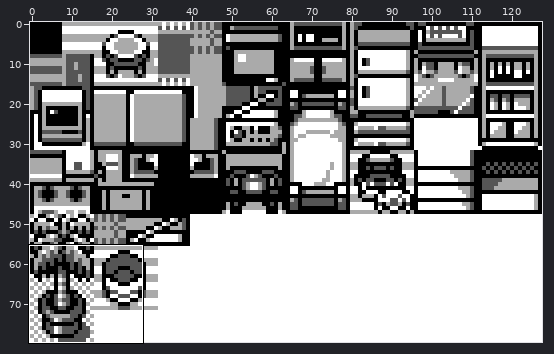
One commit to this sprite sheet: gfx/tilesets/players_house.png. Above: a wide view before the commit, with the close-up outlined.
Close-up. Earlier state:
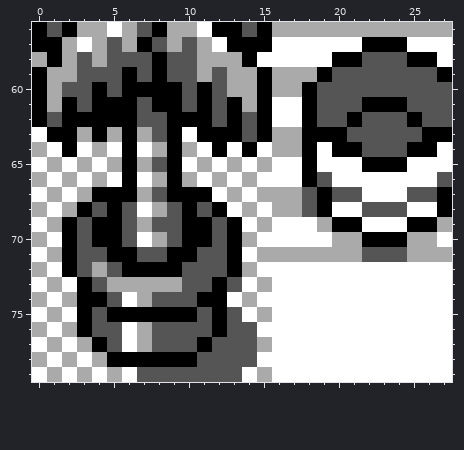
The file is 128x80 pixels. Shown: x 0..27, y 56..79.
The result:
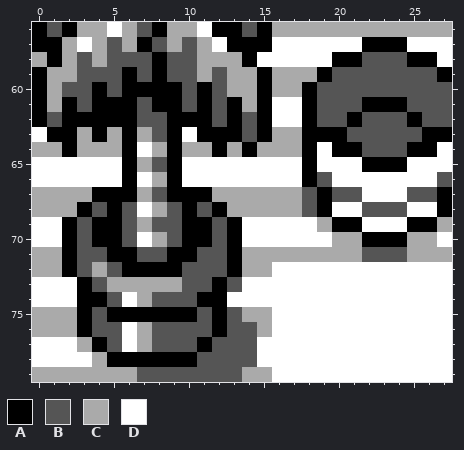
Palette (. is transparent): A #000000  B #555555  C #aaaaaa  D #ffffff
Change:
{"y":64,"x":1,"old":"D","new":"C"}
{"y":64,"x":3,"old":"D","new":"C"}
{"y":64,"x":5,"old":"D","new":"C"}
{"y":64,"x":11,"old":"D","new":"C"}
{"y":64,"x":13,"old":"D","new":"C"}
{"y":64,"x":15,"old":"D","new":"C"}
{"y":65,"x":1,"old":"C","new":"D"}
{"y":65,"x":3,"old":"C","new":"D"}
{"y":65,"x":5,"old":"C","new":"D"}
{"y":65,"x":11,"old":"C","new":"D"}
{"y":65,"x":13,"old":"C","new":"D"}
{"y":65,"x":15,"old":"C","new":"D"}
{"y":66,"x":0,"old":"C","new":"D"}
{"y":66,"x":2,"old":"C","new":"D"}
{"y":66,"x":4,"old":"C","new":"D"}
{"y":66,"x":10,"old":"C","new":"D"}
{"y":66,"x":12,"old":"C","new":"D"}
{"y":66,"x":14,"old":"C","new":"D"}
{"y":67,"x":0,"old":"D","new":"C"}
{"y":67,"x":2,"old":"D","new":"C"}
{"y":67,"x":12,"old":"D","new":"C"}
{"y":67,"x":14,"old":"D","new":"C"}
{"y":68,"x":1,"old":"D","new":"C"}
{"y":68,"x":13,"old":"D","new":"C"}
{"y":68,"x":15,"old":"D","new":"C"}
{"y":69,"x":1,"old":"C","new":"D"}
{"y":69,"x":15,"old":"C","new":"D"}
{"y":70,"x":0,"old":"C","new":"D"}
{"y":70,"x":14,"old":"C","new":"D"}
{"y":71,"x":0,"old":"D","new":"C"}
{"y":71,"x":14,"old":"D","new":"C"}
{"y":72,"x":1,"old":"D","new":"C"}
{"y":72,"x":15,"old":"D","new":"C"}
{"y":73,"x":1,"old":"C","new":"D"}
{"y":73,"x":15,"old":"C","new":"D"}
{"y":74,"x":0,"old":"C","new":"D"}
{"y":74,"x":2,"old":"C","new":"D"}
{"y":74,"x":14,"old":"C","new":"D"}
{"y":75,"x":0,"old":"D","new":"C"}
{"y":75,"x":2,"old":"D","new":"C"}
{"y":75,"x":14,"old":"D","new":"C"}
{"y":76,"x":1,"old":"D","new":"C"}
{"y":76,"x":15,"old":"D","new":"C"}
{"y":77,"x":1,"old":"C","new":"D"}
{"y":77,"x":15,"old":"C","new":"D"}
{"y":78,"x":0,"old":"C","new":"D"}
{"y":78,"x":2,"old":"C","new":"D"}
{"y":79,"x":0,"old":"D","new":"C"}
{"y":79,"x":2,"old":"D","new":"C"}
{"y":79,"x":4,"old":"D","new":"C"}
{"y":79,"x":6,"old":"D","new":"C"}
{"y":79,"x":14,"old":"D","new":"C"}
{"label":"changed","picture_box":[32,142,137,382]}
{"label":"changed","picture_box":[182,142,272,382]}
